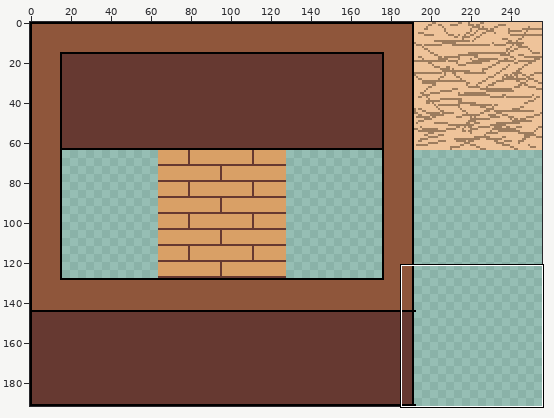
Two versions of one sprite sheet, ProjectDonut/Content/Sprites/Map/Town/BuildingTiles.png. Above: a wide view before the commit, with the close-up outlined.
Close-up. The starting point:
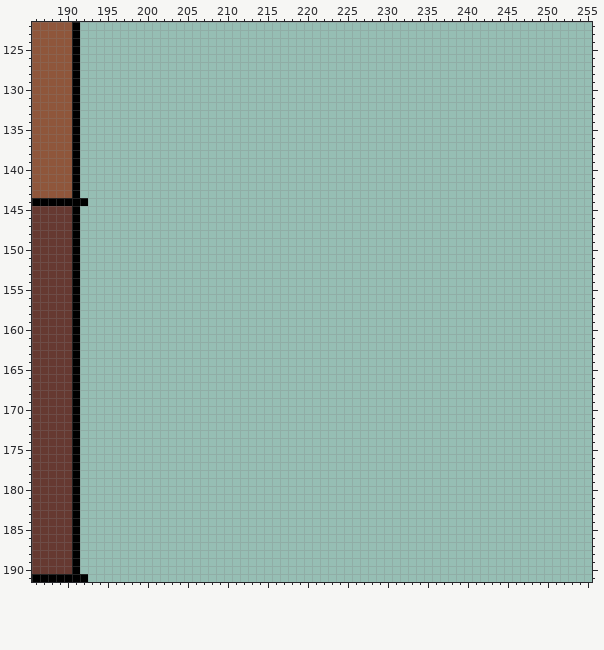
The file is 256x192 pixels. Shown: x 186..255, y 122..191.
Now the later version:
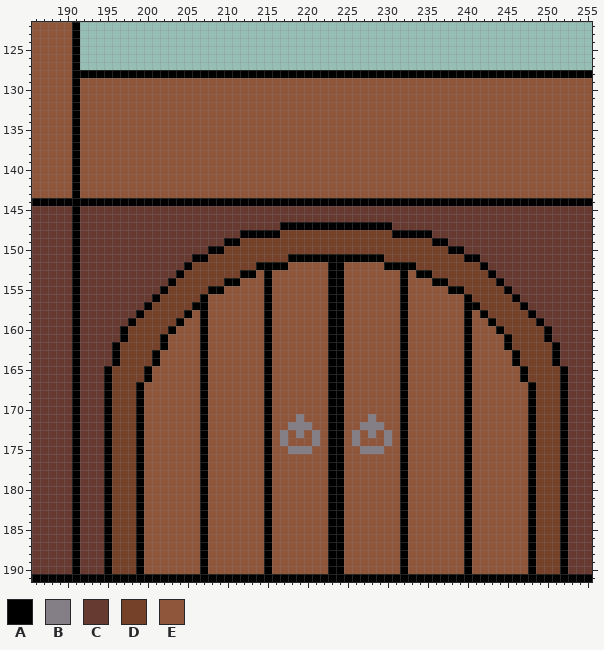
Palette (. is transparent): A #000000  B #847e87  C #663931  D #754129  E #8f563b
Changes in this commit:
Changed rows in their new state; - is an unchanged pixel.
first column x 192:
128 AAAAAAAAAAAAAAAAAAAAAAAAAAAAAAAAAAAAAAAAAAAAAAAAAAAAAAAAAAAAAAAA
129 EEEEEEEEEEEEEEEEEEEEEEEEEEEEEEEEEEEEEEEEEEEEEEEEEEEEEEEEEEEEEEEE
130 EEEEEEEEEEEEEEEEEEEEEEEEEEEEEEEEEEEEEEEEEEEEEEEEEEEEEEEEEEEEEEEE
131 EEEEEEEEEEEEEEEEEEEEEEEEEEEEEEEEEEEEEEEEEEEEEEEEEEEEEEEEEEEEEEEE
132 EEEEEEEEEEEEEEEEEEEEEEEEEEEEEEEEEEEEEEEEEEEEEEEEEEEEEEEEEEEEEEEE
133 EEEEEEEEEEEEEEEEEEEEEEEEEEEEEEEEEEEEEEEEEEEEEEEEEEEEEEEEEEEEEEEE
134 EEEEEEEEEEEEEEEEEEEEEEEEEEEEEEEEEEEEEEEEEEEEEEEEEEEEEEEEEEEEEEEE
135 EEEEEEEEEEEEEEEEEEEEEEEEEEEEEEEEEEEEEEEEEEEEEEEEEEEEEEEEEEEEEEEE
136 EEEEEEEEEEEEEEEEEEEEEEEEEEEEEEEEEEEEEEEEEEEEEEEEEEEEEEEEEEEEEEEE
137 EEEEEEEEEEEEEEEEEEEEEEEEEEEEEEEEEEEEEEEEEEEEEEEEEEEEEEEEEEEEEEEE
138 EEEEEEEEEEEEEEEEEEEEEEEEEEEEEEEEEEEEEEEEEEEEEEEEEEEEEEEEEEEEEEEE
139 EEEEEEEEEEEEEEEEEEEEEEEEEEEEEEEEEEEEEEEEEEEEEEEEEEEEEEEEEEEEEEEE
140 EEEEEEEEEEEEEEEEEEEEEEEEEEEEEEEEEEEEEEEEEEEEEEEEEEEEEEEEEEEEEEEE
141 EEEEEEEEEEEEEEEEEEEEEEEEEEEEEEEEEEEEEEEEEEEEEEEEEEEEEEEEEEEEEEEE
142 EEEEEEEEEEEEEEEEEEEEEEEEEEEEEEEEEEEEEEEEEEEEEEEEEEEEEEEEEEEEEEEE
143 EEEEEEEEEEEEEEEEEEEEEEEEEEEEEEEEEEEEEEEEEEEEEEEEEEEEEEEEEEEEEEEE
144 -AAAAAAAAAAAAAAAAAAAAAAAAAAAAAAAAAAAAAAAAAAAAAAAAAAAAAAAAAAAAAAA
145 CCCCCCCCCCCCCCCCCCCCCCCCCCCCCCCCCCCCCCCCCCCCCCCCCCCCCCCCCCCCCCCC
146 CCCCCCCCCCCCCCCCCCCCCCCCCCCCCCCCCCCCCCCCCCCCCCCCCCCCCCCCCCCCCCCC
147 CCCCCCCCCCCCCCCCCCCCCCCCCAAAAAAAAAAAAAACCCCCCCCCCCCCCCCCCCCCCCCC
148 CCCCCCCCCCCCCCCCCCCCAAAAADDDDDDDDDDDDDDAAAAACCCCCCCCCCCCCCCCCCCC
149 CCCCCCCCCCCCCCCCCCAADDDDDDDDDDDDDDDDDDDDDDDDAACCCCCCCCCCCCCCCCCC
150 CCCCCCCCCCCCCCCCAADDDDDDDDDDDDDDDDDDDDDDDDDDDDAACCCCCCCCCCCCCCCC
151 CCCCCCCCCCCCCCAADDDDDDDDDDAAAAAAAAAAAADDDDDDDDDDAACCCCCCCCCCCCCC
152 CCCCCCCCCCCCCADDDDDDDDAAAAEEEEEAAEEEEEAAAADDDDDDDDACCCCCCCCCCCCC
153 CCCCCCCCCCCCADDDDDDDAAEAEEEEEEEAAEEEEEEEAEAADDDDDDDACCCCCCCCCCCC
154 CCCCCCCCCCCADDDDDDAAEEEAEEEEEEEAAEEEEEEEAEEEAADDDDDDACCCCCCCCCCC
155 CCCCCCCCCCADDDDDAAEEEEEAEEEEEEEAAEEEEEEEAEEEEEAADDDDDACCCCCCCCCC
156 CCCCCCCCCADDDDDAEEEEEEEAEEEEEEEAAEEEEEEEAEEEEEEEADDDDDACCCCCCCCC
157 CCCCCCCCADDDDDAAEEEEEEEAEEEEEEEAAEEEEEEEAEEEEEEEAADDDDDACCCCCCCC
158 CCCCCCCADDDDDAEAEEEEEEEAEEEEEEEAAEEEEEEEAEEEEEEEAEADDDDDACCCCCCC
159 CCCCCCADDDDDAEEAEEEEEEEAEEEEEEEAAEEEEEEEAEEEEEEEAEEADDDDDACCCCCC
160 CCCCCADDDDDAEEEAEEEEEEEAEEEEEEEAAEEEEEEEAEEEEEEEAEEEADDDDDACCCCC
161 CCCCCADDDDAEEEEAEEEEEEEAEEEEEEEAAEEEEEEEAEEEEEEEAEEEEADDDDACCCCC
162 CCCCADDDDDAEEEEAEEEEEEEAEEEEEEEAAEEEEEEEAEEEEEEEAEEEEADDDDDACCCC
163 CCCCADDDDAEEEEEAEEEEEEEAEEEEEEEAAEEEEEEEAEEEEEEEAEEEEEADDDDACCCC
164 CCCCADDDDAEEEEEAEEEEEEEAEEEEEEEAAEEEEEEEAEEEEEEEAEEEEEADDDDACCCC
165 CCCADDDDAEEEEEEAEEEEEEEAEEEEEEEAAEEEEEEEAEEEEEEEAEEEEEEADDDDACCC
166 CCCADDDDAEEEEEEAEEEEEEEAEEEEEEEAAEEEEEEEAEEEEEEEAEEEEEEADDDDACCC
167 CCCADDDAEEEEEEEAEEEEEEEAEEEEEEEAAEEEEEEEAEEEEEEEAEEEEEEEADDDACCC
168 CCCADDDAEEEEEEEAEEEEEEEAEEEEEEEAAEEEEEEEAEEEEEEEAEEEEEEEADDDACCC
169 CCCADDDAEEEEEEEAEEEEEEEAEEEEEEEAAEEEEEEEAEEEEEEEAEEEEEEEADDDACCC
170 CCCADDDAEEEEEEEAEEEEEEEAEEEEEEEAAEEEEEEEAEEEEEEEAEEEEEEEADDDACCC
171 CCCADDDAEEEEEEEAEEEEEEEAEEEBEEEAAEEEBEEEAEEEEEEEAEEEEEEEADDDACCC
172 CCCADDDAEEEEEEEAEEEEEEEAEEBBBEEAAEEBBBEEAEEEEEEEAEEEEEEEADDDACCC
173 CCCADDDAEEEEEEEAEEEEEEEAEBEBEBEAAEBEBEBEAEEEEEEEAEEEEEEEADDDACCC
174 CCCADDDAEEEEEEEAEEEEEEEAEBEEEBEAAEBEEEBEAEEEEEEEAEEEEEEEADDDACCC
175 CCCADDDAEEEEEEEAEEEEEEEAEEBBBEEAAEEBBBEEAEEEEEEEAEEEEEEEADDDACCC
176 CCCADDDAEEEEEEEAEEEEEEEAEEEEEEEAAEEEEEEEAEEEEEEEAEEEEEEEADDDACCC
177 CCCADDDAEEEEEEEAEEEEEEEAEEEEEEEAAEEEEEEEAEEEEEEEAEEEEEEEADDDACCC
178 CCCADDDAEEEEEEEAEEEEEEEAEEEEEEEAAEEEEEEEAEEEEEEEAEEEEEEEADDDACCC
179 CCCADDDAEEEEEEEAEEEEEEEAEEEEEEEAAEEEEEEEAEEEEEEEAEEEEEEEADDDACCC
180 CCCADDDAEEEEEEEAEEEEEEEAEEEEEEEAAEEEEEEEAEEEEEEEAEEEEEEEADDDACCC
181 CCCADDDAEEEEEEEAEEEEEEEAEEEEEEEAAEEEEEEEAEEEEEEEAEEEEEEEADDDACCC
182 CCCADDDAEEEEEEEAEEEEEEEAEEEEEEEAAEEEEEEEAEEEEEEEAEEEEEEEADDDACCC
183 CCCADDDAEEEEEEEAEEEEEEEAEEEEEEEAAEEEEEEEAEEEEEEEAEEEEEEEADDDACCC
184 CCCADDDAEEEEEEEAEEEEEEEAEEEEEEEAAEEEEEEEAEEEEEEEAEEEEEEEADDDACCC
185 CCCADDDAEEEEEEEAEEEEEEEAEEEEEEEAAEEEEEEEAEEEEEEEAEEEEEEEADDDACCC
186 CCCADDDAEEEEEEEAEEEEEEEAEEEEEEEAAEEEEEEEAEEEEEEEAEEEEEEEADDDACCC
187 CCCADDDAEEEEEEEAEEEEEEEAEEEEEEEAAEEEEEEEAEEEEEEEAEEEEEEEADDDACCC
188 CCCADDDAEEEEEEEAEEEEEEEAEEEEEEEAAEEEEEEEAEEEEEEEAEEEEEEEADDDACCC
189 CCCADDDAEEEEEEEAEEEEEEEAEEEEEEEAAEEEEEEEAEEEEEEEAEEEEEEEADDDACCC
190 CCCADDDAEEEEEEEAEEEEEEEAEEEEEEEAAEEEEEEEAEEEEEEEAEEEEEEEADDDACCC
191 -AAAAAAAAAAAAAAAAAAAAAAAAAAAAAAAAAAAAAAAAAAAAAAAAAAAAAAAAAAAAAAA
Pixel boxes of the changes (left, top, right, bottom) in both close-ups:
added: (80, 70, 592, 582)
